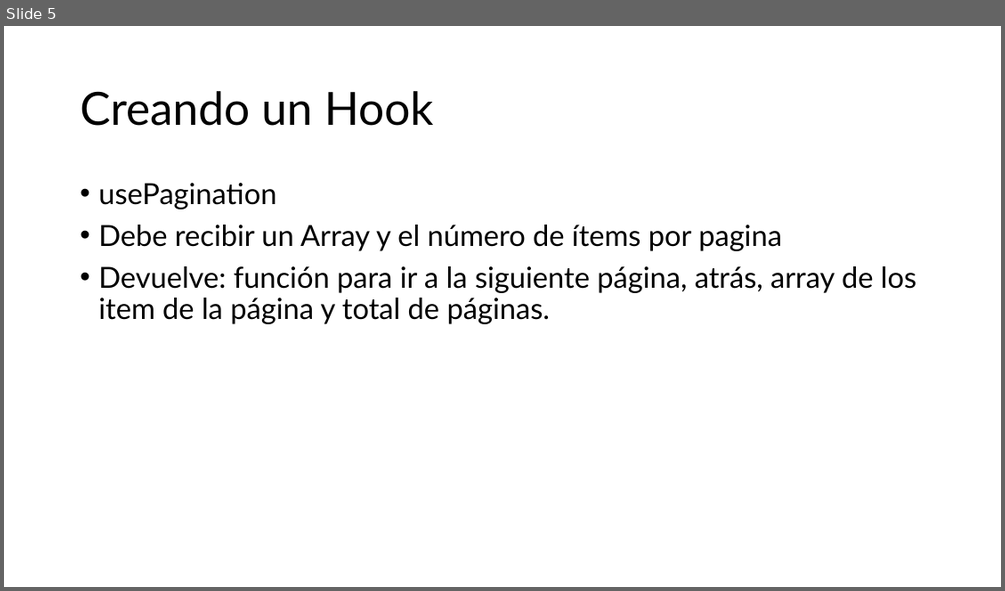
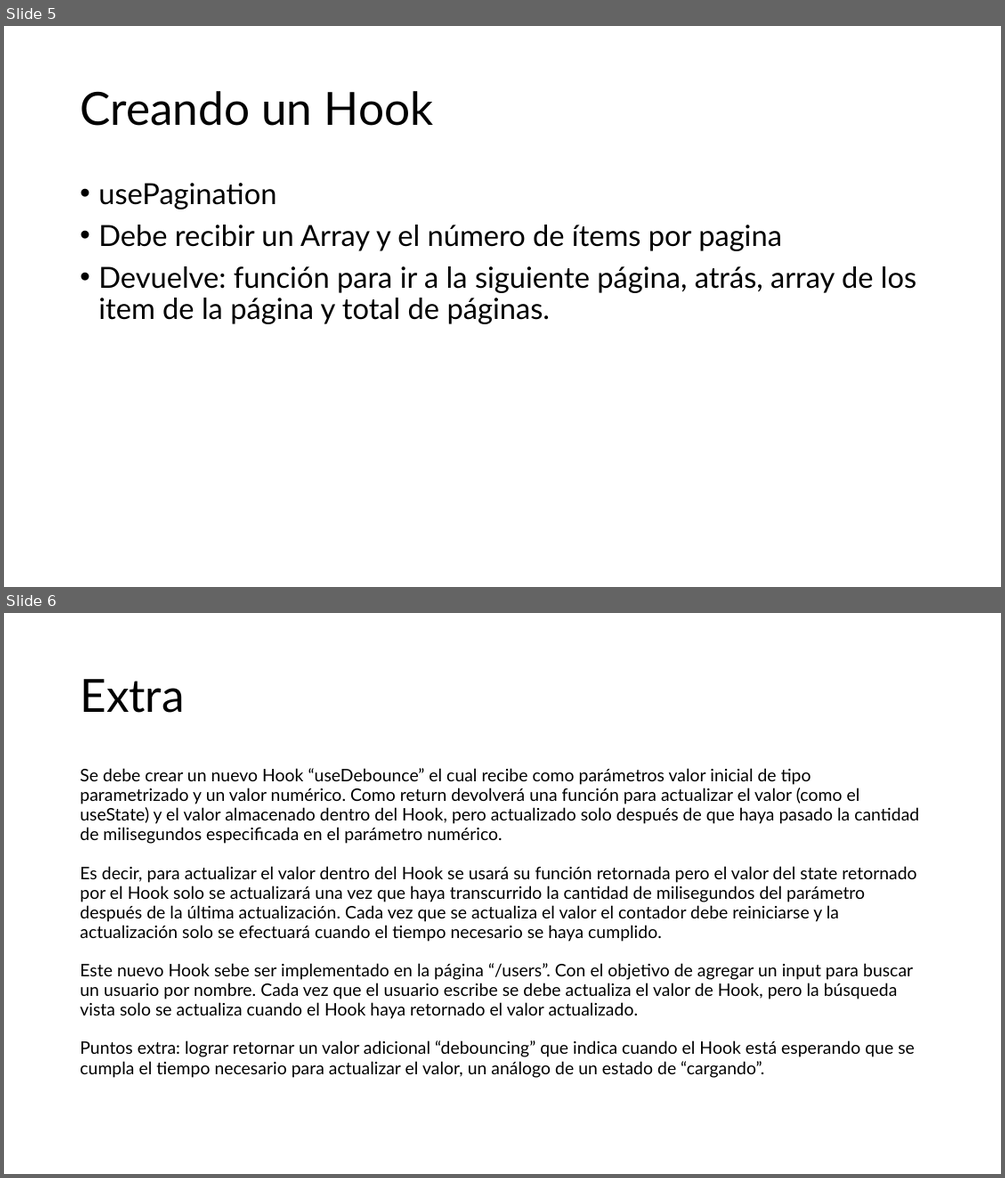
Before and after one commit to enmanuelmag/Bootcamp-FullStack, a slide deck: Unidad_5/Presentación.pptx. Shown one above the other, each under a label of ours: slide 5 before the commit, slides 5 and 6 after it. The pictures are 1005x591 and 1005x1178 pixels, drawn with LibreOffice and Linux fonts; fonts in the diff are those of the drawing. Boxes give left, top, right and bottom in pixels: in the first picture for what was removed or moved away, otherwise in the second. Text is boxed around its words. In the diff, an @@ line names an element or a change of style, - is before the commit and + after.

```diff
--- a/Unidad_5/Presentación.pptx
+++ b/Unidad_5/Presentación.pptx
@@ slide 6 added at (x1=4, y1=613, x2=1001, y2=1174), background #FFFFFF @@
@@ title added at (x1=80, y1=679, x2=184, y2=713), 44 pt, text #000000 @@
+Extra
@@ text added at (x1=80, y1=768, x2=919, y2=1078), 16.6 pt, text #000000 @@
+Se debe crear un nuevo Hook “useDebounce” el cual recibe como parámetros valor inicial de tipo parametrizado y un valor numérico. Como return devolverá una función para actualizar el valor (como el useState) y el valor almacenado dentro del Hook, pero actualizado solo después de que haya pasado la cantidad de milisegundos especificada en el parámetro numérico.
+Es decir, para actualizar el valor dentro del Hook se usará su función retornada pero el valor del state retornado por el Hook solo se actualizará una vez que haya transcurrido la cantidad de milisegundos del parámetro después de la última actualización. Cada vez que se actualiza el valor el contador debe reiniciarse y la actualización solo se efectuará cuando el tiempo necesario se haya cumplido.
+Este nuevo Hook sebe ser implementado en la página “/users”. Con el objetivo de agregar un input para buscar un usuario por nombre. Cada vez que el usuario escribe se debe actualiza el valor de Hook, pero la búsqueda vista solo se actualiza cuando el Hook haya retornado el valor actualizado.
+Puntos extra: lograr retornar un valor adicional “debouncing” que indica cuando el Hook está esperando que se cumpla el tiempo necesario para actualizar el valor, un análogo de un estado de “cargando”.
```
Also in this commit, not shown: 2 other files.
